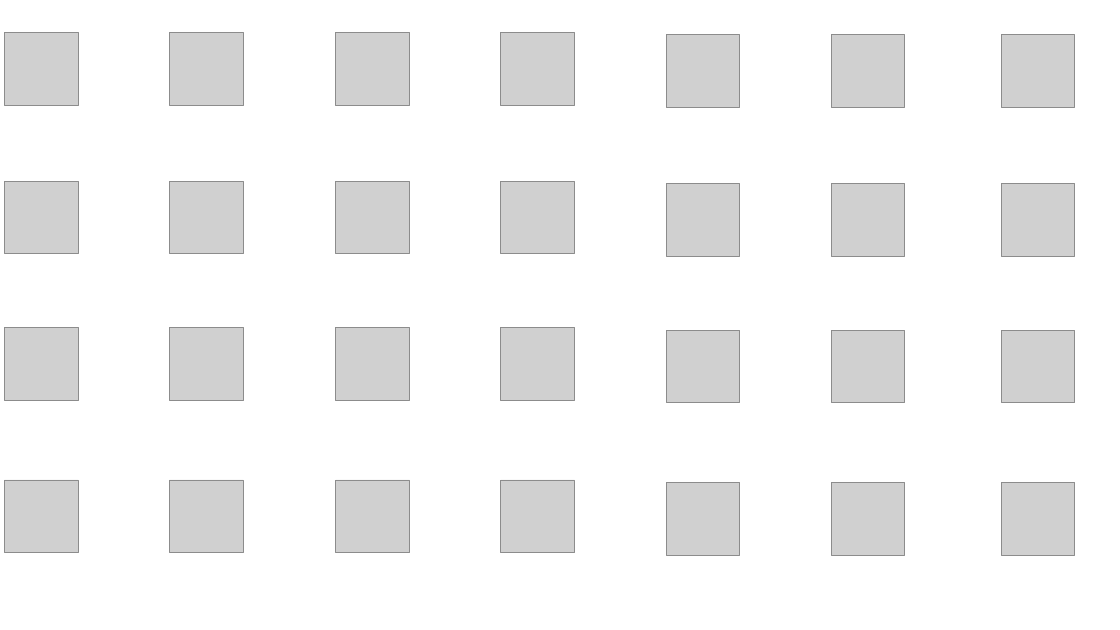
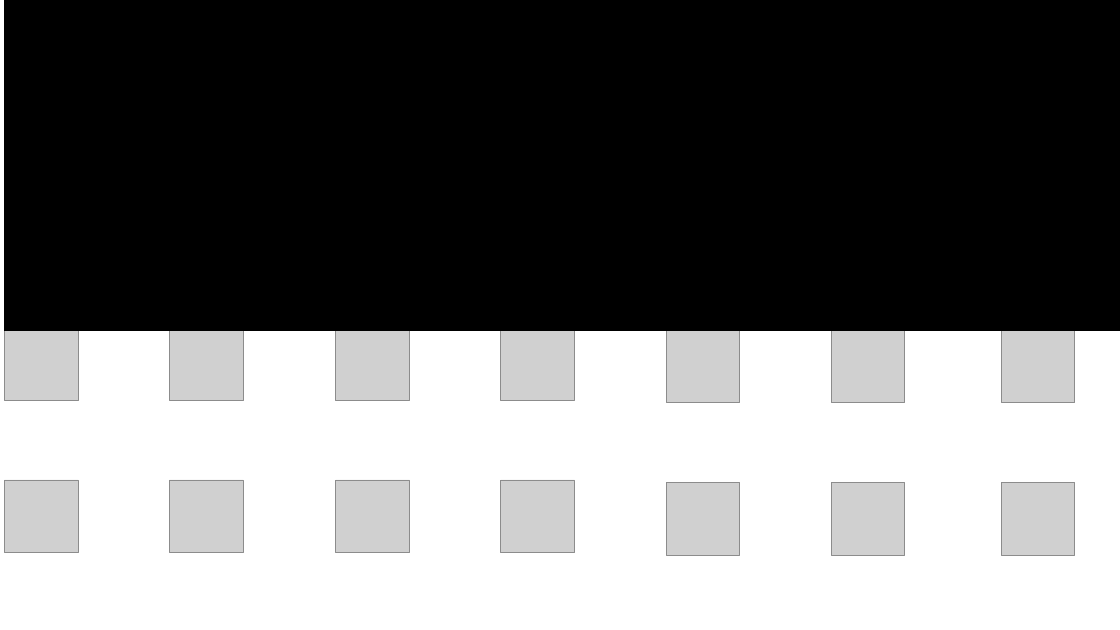
Before and after one commit to juanpa9951/RA_projects, a slide deck: slide 7 of image_calibrator.pptx. Drawn at 1120x630 pixels with LibreOffice and Linux fonts; fonts in the diff are those of the drawing; grey boxes stand for pictures. Boxes give left, top, right and bottom in pixels: in the first picture for what was removed or moved away, otherwise in the second. Text is boxed around its words. In the diff, an @@ line names an element or a change of style, - is before the commit and + after.

```diff
--- a/image_calibrator.pptx
+++ b/image_calibrator.pptx
@@ rectangle added at (x1=4, y1=0, x2=1120, y2=330), fill #000000, outline #000000 1.5 pt @@
@@ picture removed at (x1=170, y1=33, x2=244, y2=105) @@
@@ picture removed at (x1=336, y1=33, x2=410, y2=105) @@
@@ picture removed at (x1=501, y1=33, x2=575, y2=105) @@
@@ picture removed at (x1=666, y1=34, x2=740, y2=107) @@
@@ picture removed at (x1=832, y1=34, x2=906, y2=107) @@
@@ picture removed at (x1=1002, y1=34, x2=1075, y2=107) @@
@@ picture removed at (x1=170, y1=181, x2=244, y2=254) @@
@@ picture removed at (x1=336, y1=181, x2=410, y2=254) @@
@@ picture removed at (x1=501, y1=181, x2=575, y2=254) @@
@@ picture removed at (x1=666, y1=184, x2=740, y2=256) @@
@@ picture removed at (x1=832, y1=184, x2=906, y2=256) @@
@@ picture removed at (x1=1002, y1=184, x2=1075, y2=256) @@
```
Also in this commit, not shown: 6 other slides changed, 2 slides added, 2 slides removed, 5 other files.
